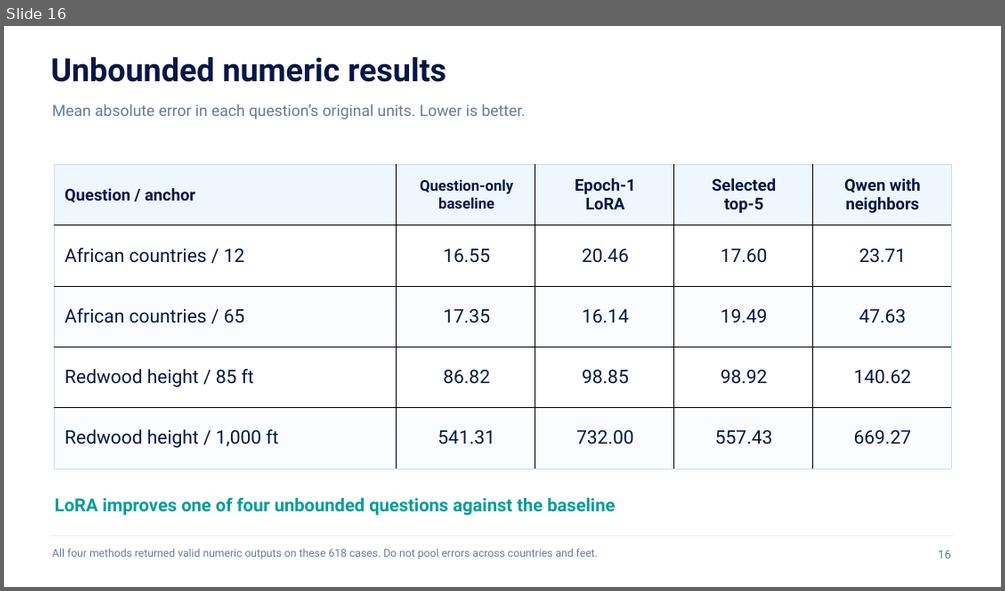
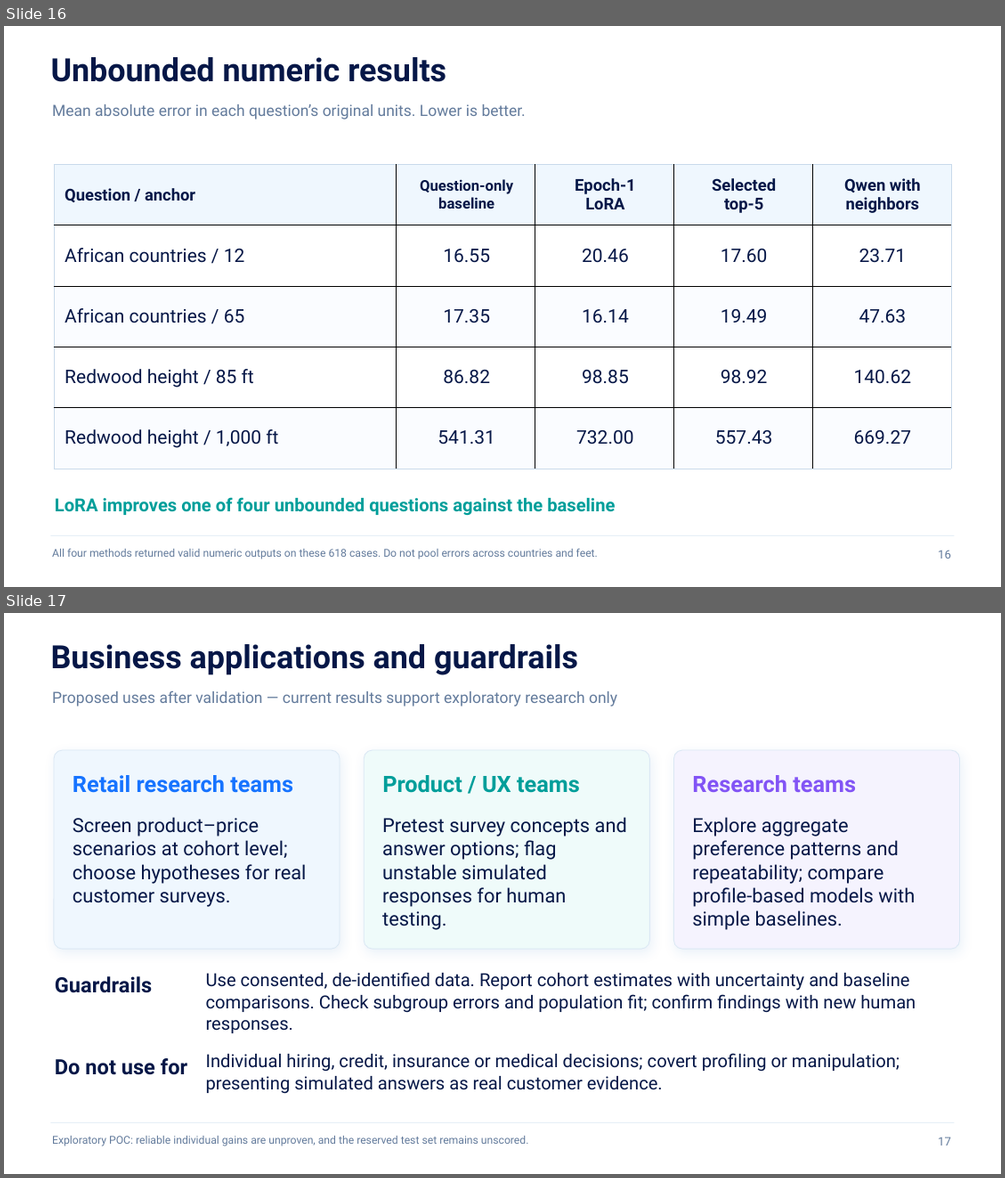
Before and after one commit to YJL0009/twin-2k-behavior, a slide deck: Twin_2K_500_Experiments.pptx. Shown one above the other, each under a label of ours: slide 16 before the commit, slides 16 and 17 after it. The pictures are 1005x591 and 1005x1178 pixels, drawn with LibreOffice and Linux fonts; fonts in the diff are those of the drawing. Boxes give left, top, right and bottom in pixels: in the first picture for what was removed or moved away, otherwise in the second. Text is boxed around its words. In the diff, an @@ line names an element or a change of style, - is before the commit and + after.

Commit message:
Add business applications slide and document prompt formats

```diff
--- a/Twin_2K_500_Experiments.pptx
+++ b/Twin_2K_500_Experiments.pptx
@@ slide 17 added at box(4, 613, 1001, 1174), background #FFFFFF @@
@@ text added at box(51, 644, 578, 675), 30.8 pt, text #061747, bold @@
+Business applications and guardrails
@@ text added at box(52, 691, 617, 706), 15 pt, text #637B9C @@
+Proposed uses after validation — current results support exploratory research only
@@ rounded rectangle added at box(54, 750, 340, 949), fill #EFF7FE, outline #DBE8F4 0.75 pt @@
@@ rounded rectangle added at box(364, 750, 649, 949), fill #EFFBFA, outline #DBE8F4 0.75 pt @@
@@ rounded rectangle added at box(674, 750, 960, 949), fill #F5F3FE, outline #DBE8F4 0.75 pt @@
@@ text added at box(73, 775, 293, 793), 21.8 pt, text #1673FF, bold @@
+Retail research teams
@@ text added at box(382, 775, 580, 793), 21.8 pt, text #009E9A, bold @@
+Product / UX teams
@@ text added at box(692, 775, 856, 792), 21.8 pt, text #8254F5, bold @@
+Research teams
@@ text added at box(73, 817, 307, 907), 18.8 pt, text #061747 @@
+Screen product–price scenarios at cohort level; choose hypotheses for real customer surveys.
@@ text added at box(382, 817, 627, 930), 18.8 pt, text #061747 @@
+Pretest survey concepts and answer options; flag unstable simulated responses for human testing.
@@ text added at box(692, 817, 914, 930), 18.8 pt, text #061747 @@
+Explore aggregate preference patterns and repeatability; compare profile-based models with simple baselines.
@@ text added at box(55, 976, 152, 993), 20.2 pt, text #061747, bold @@
+Guardrails
@@ text added at box(206, 972, 915, 1033), 17.2 pt, text #061747 @@
+Use consented, de-identified data. Report cohort estimates with uncertainty and baseline comparisons. Check subgroup errors and population fit; confirm findings with new human responses.
@@ text added at box(55, 1058, 187, 1075), 20.2 pt, text #061747, bold @@
+Do not use for
@@ text added at box(206, 1053, 899, 1094), 17.2 pt, text #061747 @@
+Individual hiring, credit, insurance or medical decisions; covert profiling or manipulation; presenting simulated answers as real customer evidence.
@@ line added from (50, 1122) to (955, 1122), #DBE8F4 0.75 pt @@
@@ text added at box(52, 1135, 529, 1146), 10.5 pt, text #637B9C @@
+Exploratory POC: reliable individual gains are unproven, and the reserved test set remains unscored.
@@ text added at box(938, 1136, 951, 1145), 11.2 pt, text #637B9C @@
+17
```
Also in this commit, not shown: 2 slides changed, 1 other file.
